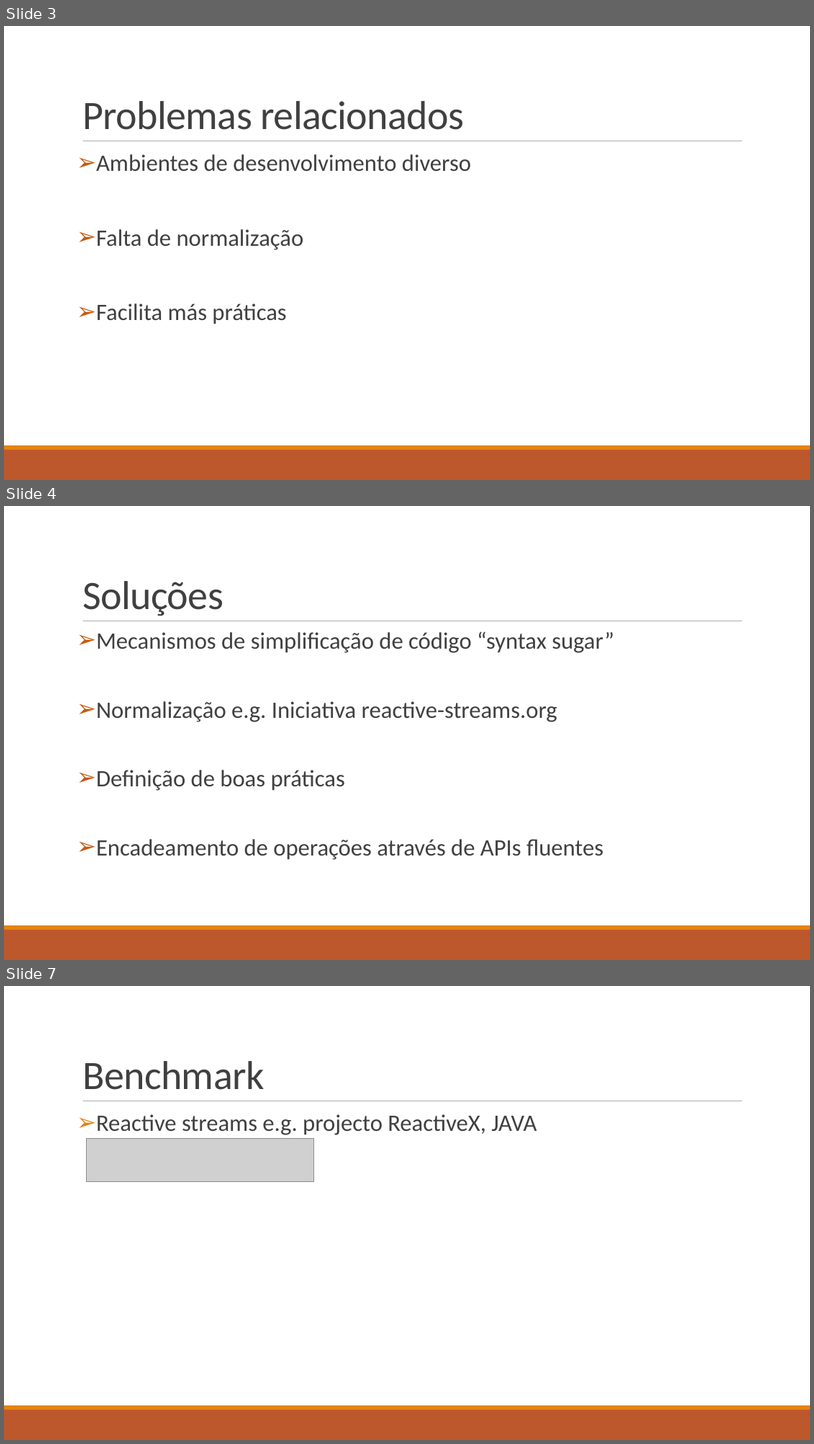
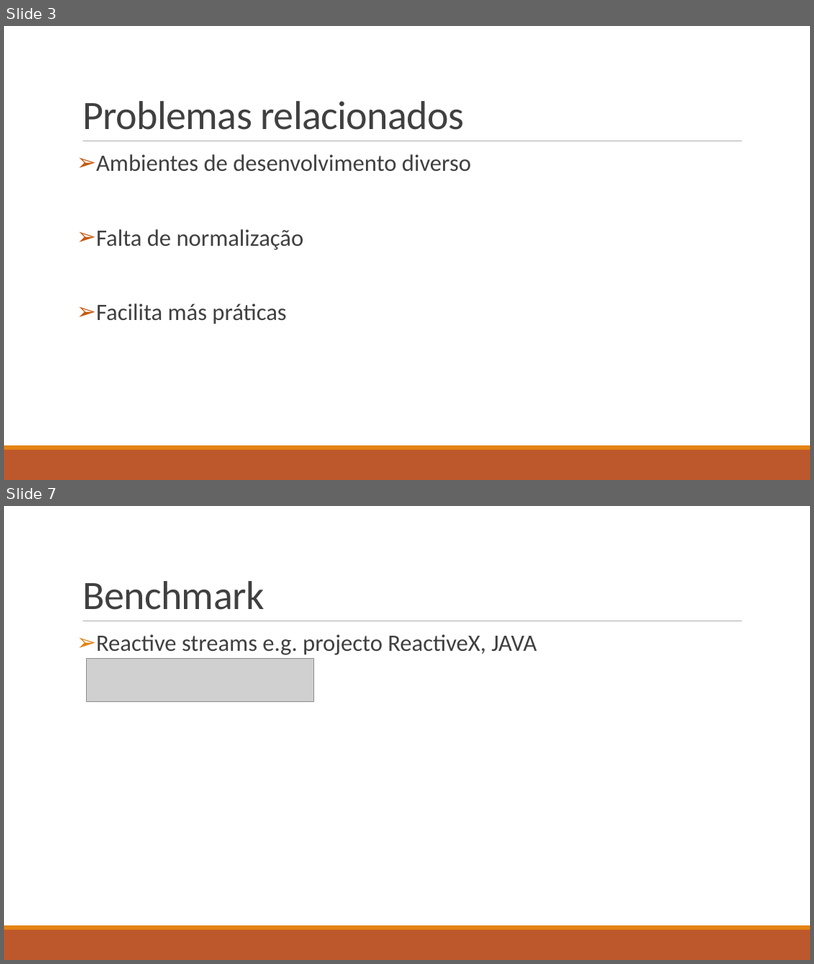
Before and after one commit to isel-sw-projects/2021-asyncio-pipelines, a slide deck: From asynchronous IO to reactive stream pipelines.ppt.odp. Shown one above the other, each under a label of ours: slides 3, 4 and 7 before the commit, slides 3 and 7 after it; the slides between them are not shown. The pictures are 814x1444 and 814x964 pixels, drawn with LibreOffice and Linux fonts; fonts in the diff are those of the drawing; grey boxes stand for pictures. Boxes give left, top, right and bottom in pixels: in the first picture for what was removed or moved away, otherwise in the second. Text is boxed around its words. In the diff, an @@ line names an element or a change of style, - is before the commit and + after.

```diff
--- a/From asynchronous IO to reactive stream pipelines.ppt.odp
+++ b/From asynchronous IO to reactive stream pipelines.ppt.odp
@@ slide 4 removed at [4,506,810,960], background #FFFFFF; not listed: 3 template elements that a slide beside it also shows @@
@@ title removed at [82,581,224,616] @@
-Soluções
@@ text removed at [96,631,615,860] @@
-➢ Mecanismos de simplificação de código “syntax sugar”
-➢ Normalização e.g. Iniciativa reactive-streams.org
-➢ Definição de boas práticas
-➢ Encadeamento de operações através de APIs fluentes
```
Also in this commit, not shown: 4 slides changed, 1 slide added, 1 other file.
